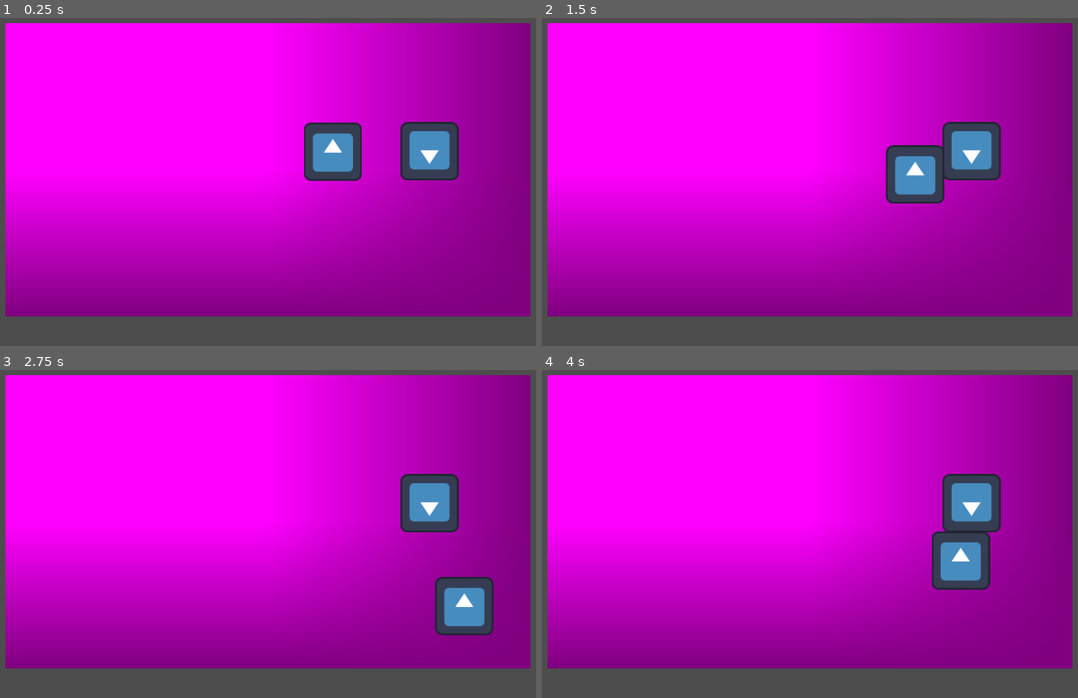
Above: before the commit, frames 1-4 (two rows, left to right).
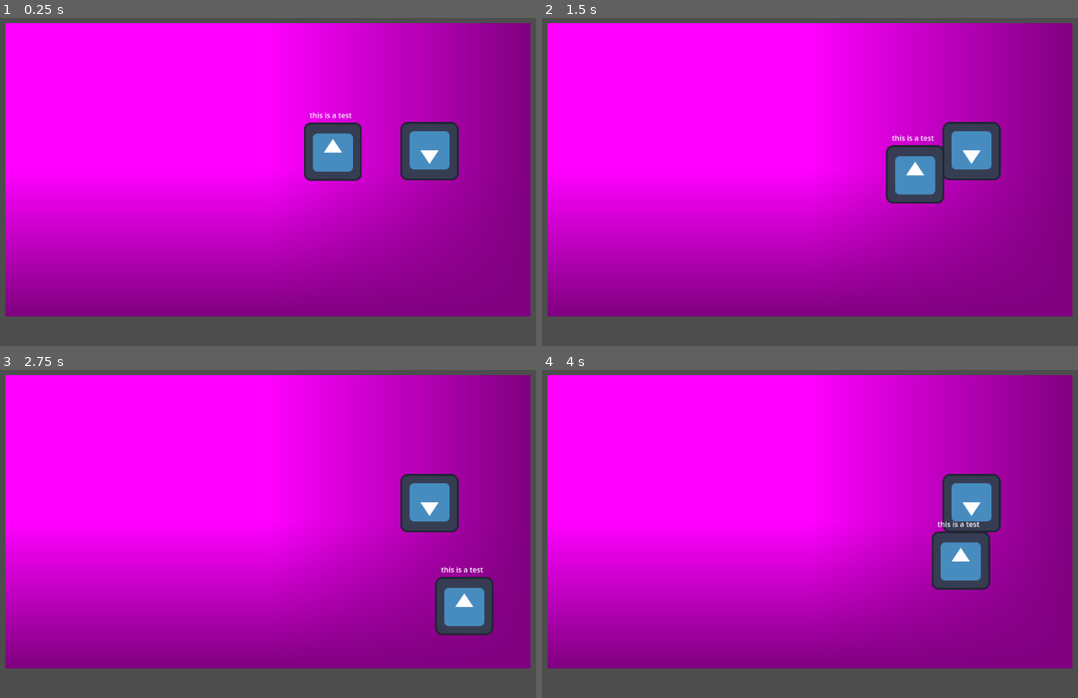
Above: after the commit, the same moments.

Repository: SussexPAL/gamedev-workshop-undertale
Game: Godot game, scene res://scenes/first_scene.tscn
The game is run twice, just before and just after one commit, with the same random seed, the same clock (stepped at 60 frames per second) and the same inputs. The engine's default icon, where the game draws it, is replaced by a stand-in: a white triangle on a blue panel in a dark square.
Inputs:
- Up to frame 1 (0.25 s): no input
- Up to frame 2 (1.5 s): tap Enter at 0.5 s; hold D (move_right) 0.53-1.28 s; tap Space at 1.25 s; hold S (move_down) from 1.28 s (still down)
- Up to frame 3 (2.75 s): release S (move_down) at 2.03 s; hold D (move_right) from 2.03 s (still down)
- Up to frame 4 (4 s): release D (move_right) at 2.78 s; hold W (move_up) 2.78-3.53 s; tap Enter at 3.5 s; hold A (move_left) from 3.53 s (still down)

The runs differ from the first frame. In frame 1, less than 0.1% of the frame differs, in the area x 57-66%, y 28-31%; in frame 2, less than 0.1%; in frame 3, less than 0.1%; in frame 4, less than 0.1%.

Commit message:
Change project name and add test text

Diff:
--- a/project.godot
+++ b/project.godot
@@ -10,7 +10,7 @@
 
 [application]
 
-config/name="GameDev Workshop 2025 Fall"
+config/name="GameDev Workshop - Undertale Model Project"
 run/main_scene="uid://baqji3wqh34ny"
 config/features=PackedStringArray("4.5", "GL Compatibility")
 config/icon="res://icon.svg"
--- a/scenes/first_scene.tscn
+++ b/scenes/first_scene.tscn
@@ -43,3 +43,10 @@
 [node name="Player" type="Sprite2D" parent="Player"]
 position = Vector2(151, -28)
 texture = ExtResource("1_j4aoe")
+
+[node name="Label" type="Label" parent="Player"]
+offset_left = 100.0
+offset_top = -120.0
+offset_right = 202.0
+offset_bottom = -80.0
+text = "this is a test"
